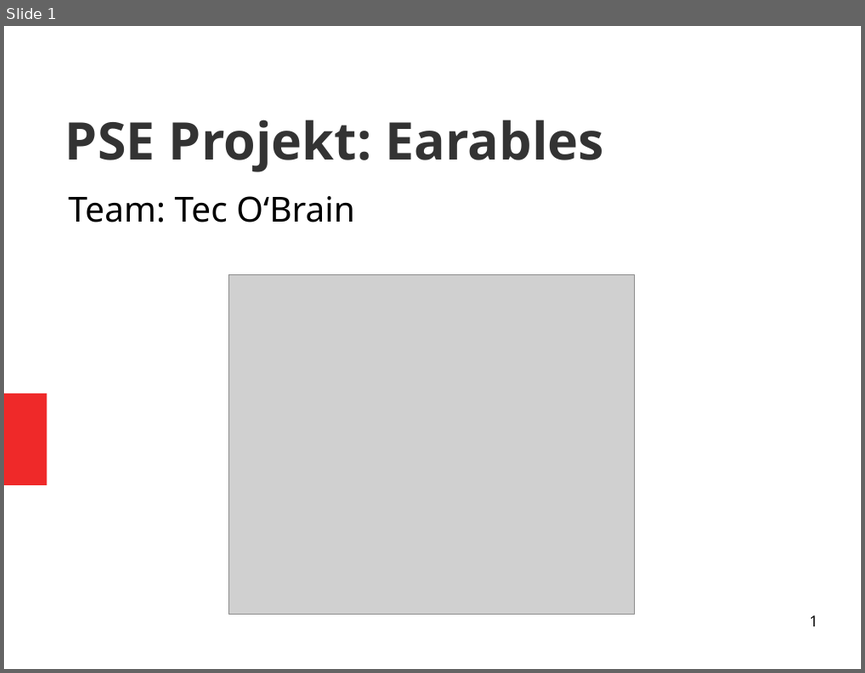
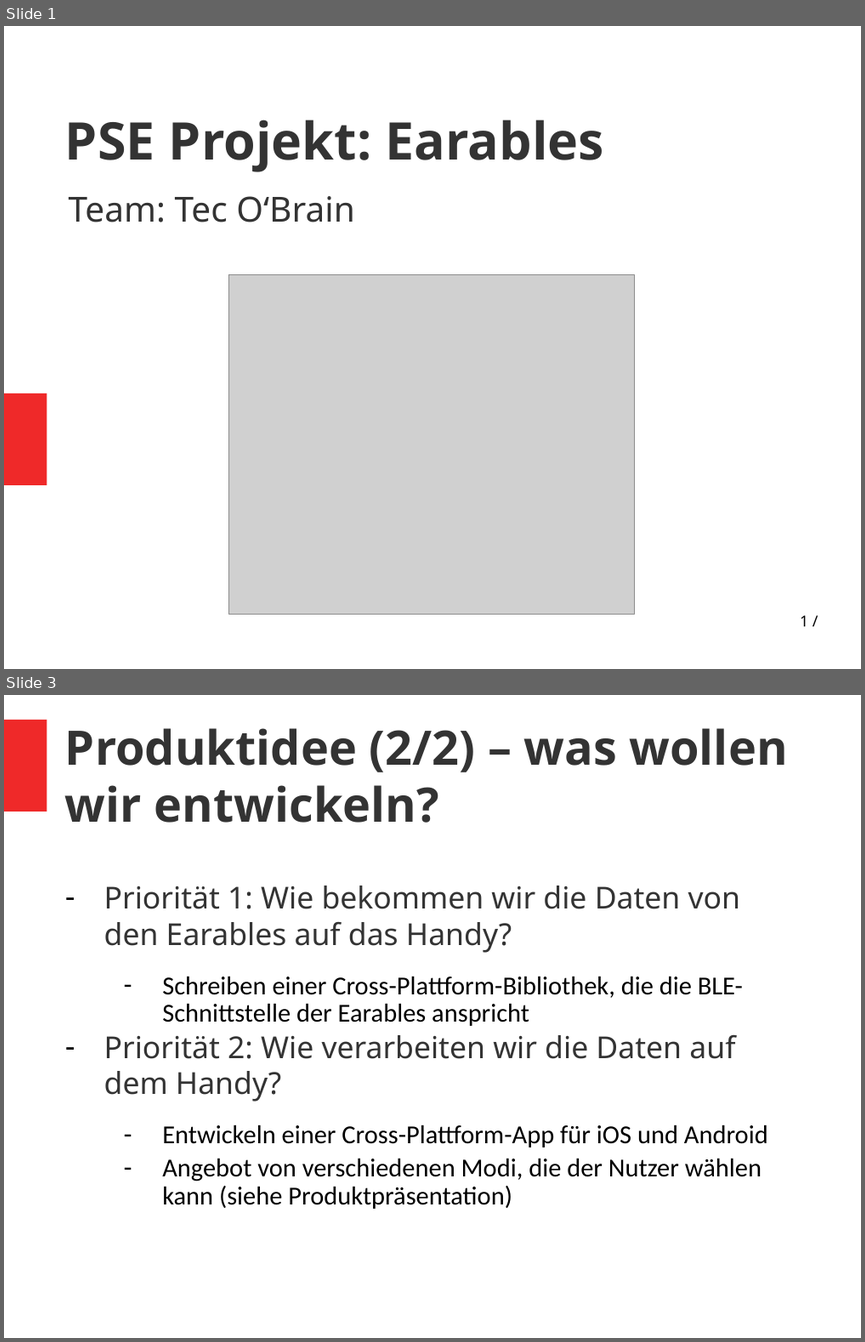
Before and after one commit to vlle1/dokumente-earablesKIT, a slide deck: Abschlusspräsi/Abschlusspräsi.odp. Shown one above the other, each under a label of ours: slide 1 before the commit, slides 1 and 3 after it; the slides between them are not shown. The pictures are 865x673 and 865x1342 pixels, drawn with LibreOffice and Linux fonts; fonts in the diff are those of the drawing; grey boxes stand for pictures. Boxes give left, top, right and bottom in pixels: in the first picture for what was removed or moved away, otherwise in the second. Text is boxed around its words. In the diff, an @@ line names an element or a change of style, - is before the commit and + after.

```diff
--- a/Abschlusspräsi/Abschlusspräsi.odp
+++ b/Abschlusspräsi/Abschlusspräsi.odp
@@ slide 3 added at [4, 695, 861, 1338], background #FFFFFF @@
@@ freeform shape added at [4, 719, 46, 811], fill #EF2929 @@
@@ title added at [65, 728, 788, 823], 44 pt, text #333333, bold @@
+Produktidee (2/2) – was wollen wir entwickeln?
@@ text added at [104, 885, 768, 1208], 24 pt, text #000000 @@
+– Priorität 1: Wie bekommen wir die Daten von den Earables auf das Handy?
+  – Schreiben einer Cross-Plattform-Bibliothek, die die BLE-Schnittstelle der Earables anspricht
+– Priorität 2: Wie verarbeiten wir die Daten auf dem Handy?
+  – Entwickeln einer Cross-Plattform-App für iOS und Android
+  – Angebot von verschiedenen Modi, die der Nutzer wählen kann (siehe Produktpräsentation)
@@ slide 1 changed as well @@
@@ subtitle "Team: Tec O‘Brain" at [69, 196, 355, 222]: text colour #000000 to #333333; more space between paragraphs @@
@@ page number at [800, 615, 808, 626]: text changed @@
-1
+1 /
```
Also in this commit, not shown: 10 other slides changed, 1 other slide added, 1 other file.
